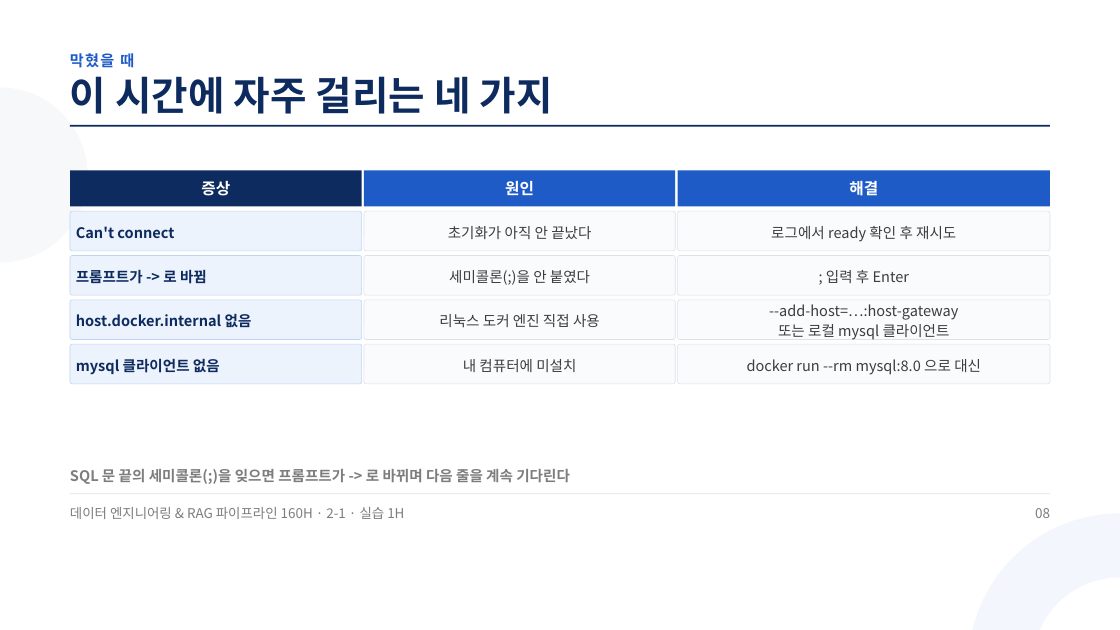
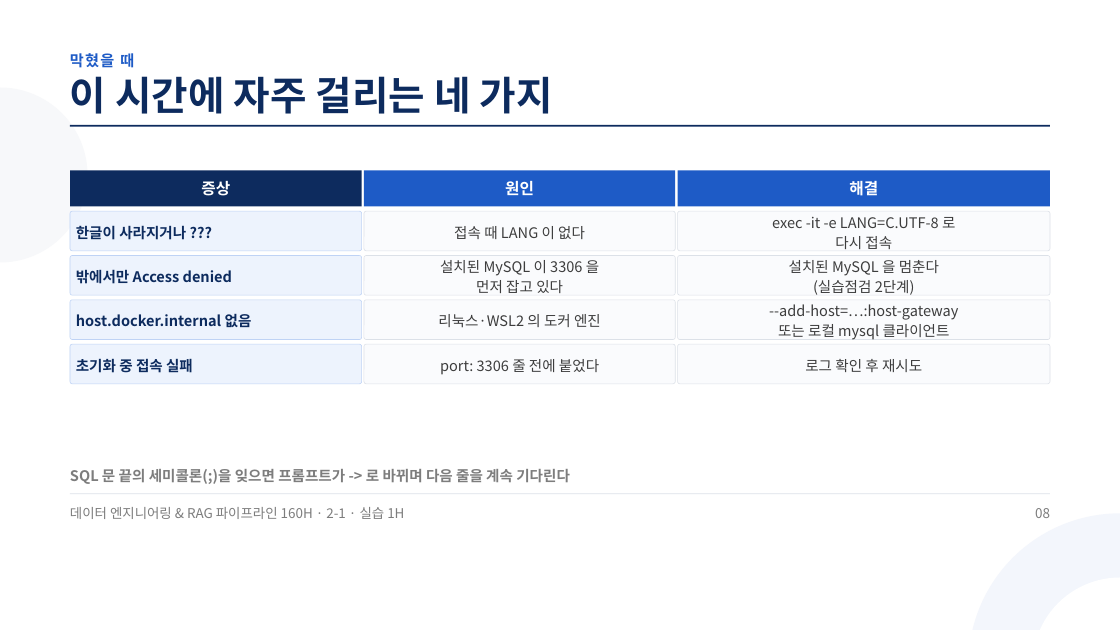
Before and after one commit to aebonlee/materials, a slide deck: slide 8 of data-eng/decks/w2d1s2.pptx. Drawn at 1120x630 pixels with LibreOffice and Linux fonts; fonts in the diff are those of the drawing. Boxes give left, top, right and bottom in pixels: in the first picture for what was removed or moved away, otherwise in the second. Text is boxed around its words. In the diff, an @@ line names an element or a change of style, - is before the commit and + after.

```diff
--- a/data-eng/decks/w2d1s2.pptx
+++ b/data-eng/decks/w2d1s2.pptx
@@ text at <box>76,225,186,240</box>: text changed @@
-Can't connect
+한글이 사라지거나 ???
@@ text at <box>454,226,585,239</box>: text changed @@
-초기화가 아직 안 끝났다
+접속 때 LANG 이 없다
@@ text at <box>772,217,955,249</box>: text changed @@
-로그에서 ready 확인 후 재시도
+exec -it -e LANG=C.UTF-8 로
+다시 접속
@@ text at <box>76,269,232,284</box>: text changed @@
-프롬프트가 -> 로 바뀜
+밖에서만 Access denied
@@ text at <box>440,260,599,293</box>: text changed @@
-세미콜론(;)을 안 붙였다
+설치된 MySQL 이 3306 을
+먼저 잡고 있다
@@ text at <box>789,260,939,295</box>: text changed @@
-; 입력 후 Enter
+설치된 MySQL 을 멈춘다
+(실습점검 2단계)
@@ text at <box>438,314,601,328</box>: text changed @@
-리눅스 도커 엔진 직접 사용
+리눅스·WSL2 의 도커 엔진
@@ text at <box>76,358,193,373</box>: text changed @@
-mysql 클라이언트 없음
+초기화 중 접속 실패
@@ text at <box>440,359,599,375</box>: text changed @@
-내 컴퓨터에 미설치
+port: 3306 줄 전에 붙었다
@@ text at <box>805,359,922,372</box>: text changed @@
-docker run --rm mysql:8.0 으로 대신
+로그 확인 후 재시도
```
Also in this commit, not shown: 4 other slides changed, 26 other files.
